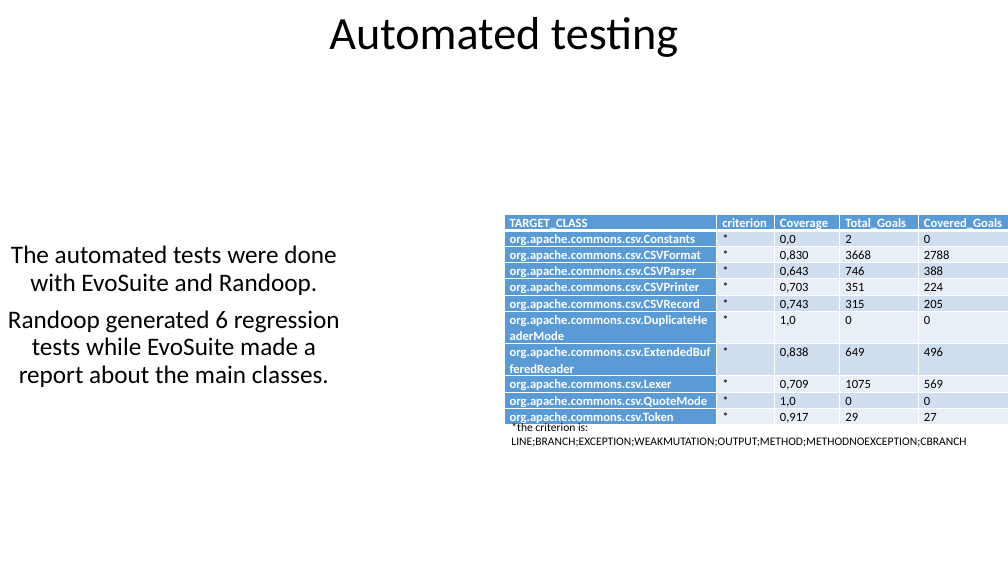
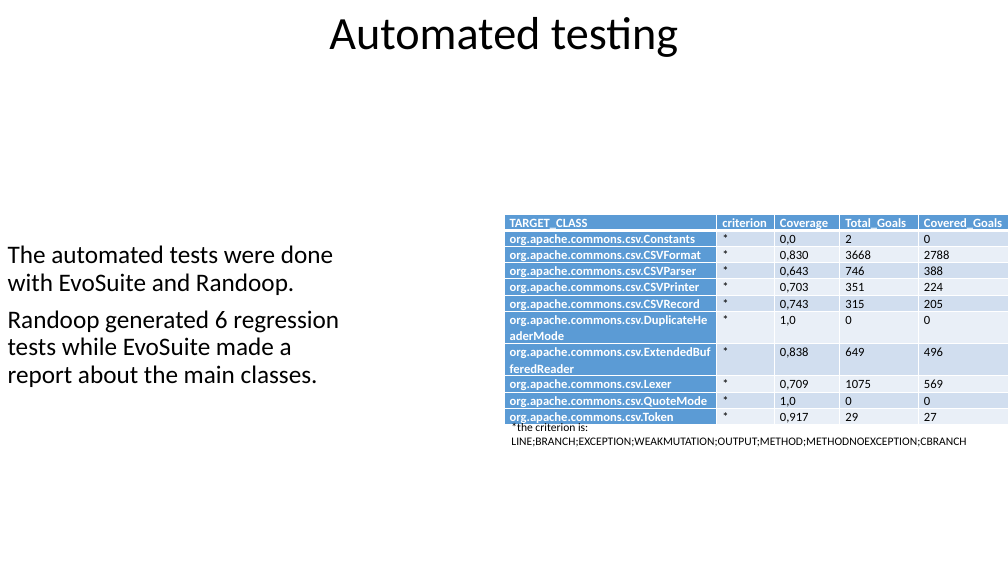
Before and after one commit to r4004/commons-csv, a slide deck: slide 8 of report/Presentation software dependability.pptx. Drawn at 1008x567 pixels with LibreOffice and Linux fonts; fonts in the diff are those of the drawing. Boxes give left, top, right and bottom in pixels: in the first picture for what was removed or moved away, otherwise in the second. Text is boxed around its words. In the diff, an @@ line names an element or a change of style, - is before the commit and + after.

```diff
--- a/report/Presentation software dependability.pptx
+++ b/report/Presentation software dependability.pptx
@@ subtitle "The automated tests were done ..." at (8,245,339,387): alignment centre to left @@
```
Also in this commit, not shown: 1 other slide changed.
